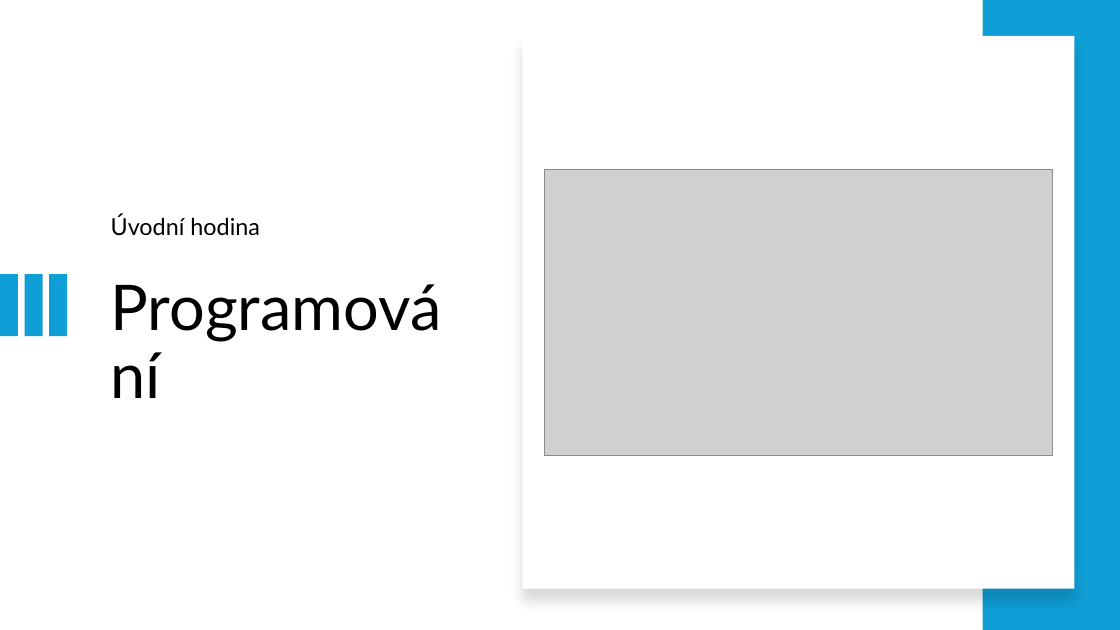
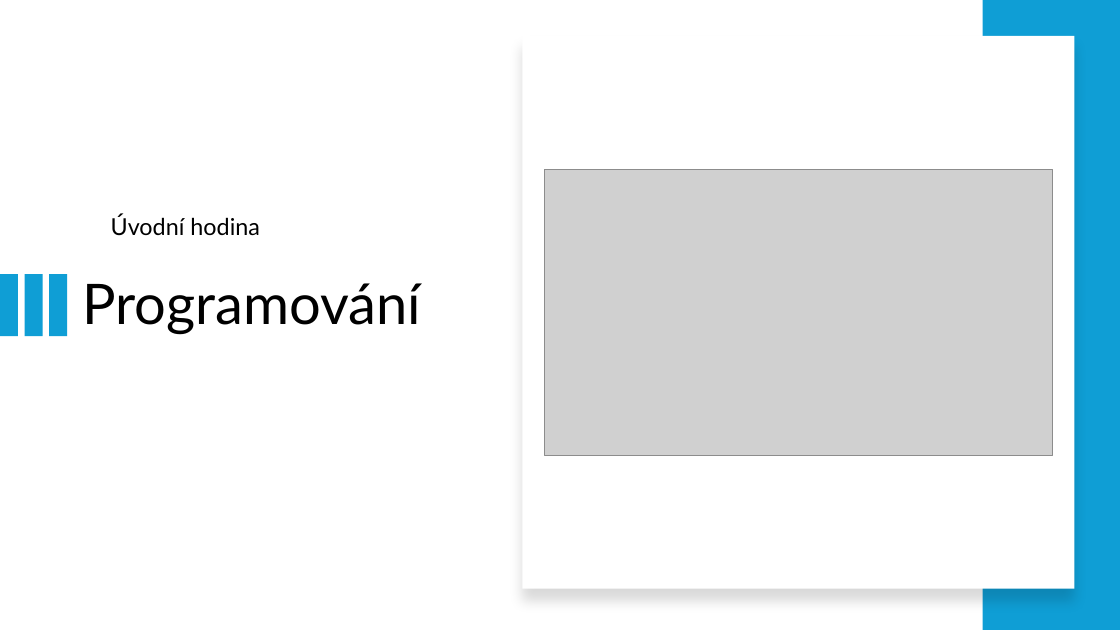
Before and after one commit to dawissl/hradebni, a slide deck: slide 1 of Prezentace/1. ročník/PGM_00_uvodni_hodina.pptx. Drawn at 1120x630 pixels with LibreOffice and Linux fonts; fonts in the diff are those of the drawing; grey boxes stand for pictures. Boxes give left, top, right and bottom in pixels: in the first picture for what was removed or moved away, otherwise in the second. Text is boxed around its words. In the diff, an @@ line names an element or a change of style, - is before the commit and + after.

```diff
--- a/Prezentace/1. ročník/PGM_00_uvodni_hodina.pptx
+++ b/Prezentace/1. ročník/PGM_00_uvodni_hodina.pptx
@@ title "Programování" moved from (x1=103, y1=272, x2=473, y2=492) to (x1=82, y1=283, x2=421, y2=334) @@
@@ title "Programování" at (x1=82, y1=283, x2=421, y2=334): size 54 to 48 pt @@
```
Also in this commit, not shown: 9 other slides changed, 6 other files.
